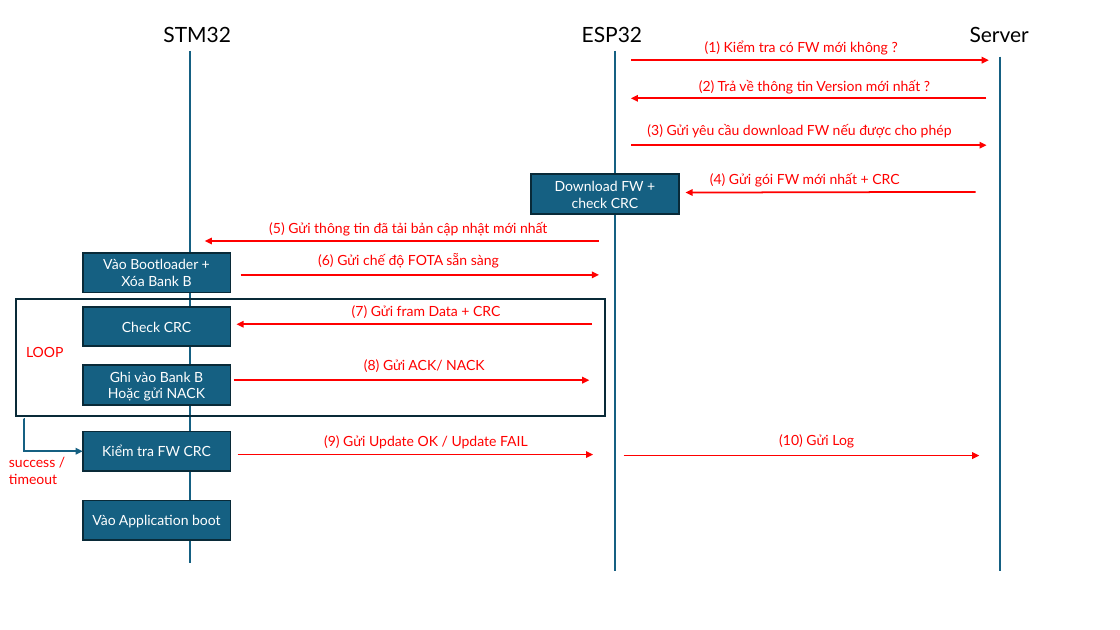
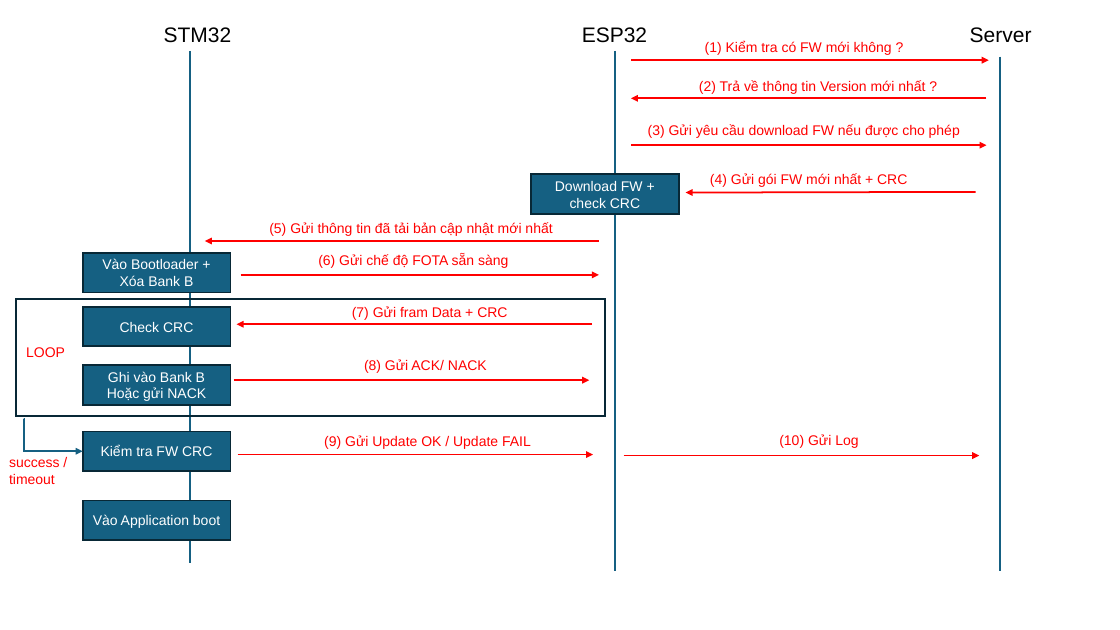
Before and after one commit to anhtuanhoanghuy/Cubik_8x8x8, a slide deck: slide 2 of System_Design/SRS_ESP32_STM32_Bootloader.pptx. Drawn at 1120x630 pixels with LibreOffice and Linux fonts; fonts in the diff are those of the drawing. Boxes give left, top, right and bottom in pixels: in the first picture for what was removed or moved away, otherwise in the second. Text is boxed around its words. In the diff, an @@ line names an element or a change of style, - is before the commit and + after.

```diff
--- a/System_Design/SRS_ESP32_STM32_Bootloader.pptx
+++ b/System_Design/SRS_ESP32_STM32_Bootloader.pptx
@@ rectangle at <box>16,299,605,416</box>: outline #092A39 1.5 pt to #082836 1.5 pt @@
@@ font Lato to Arial in 15 elements at <box>164,27,232,43</box>, <box>582,27,647,43</box>, <box>970,27,1032,43</box>, <box>705,41,892,55</box>, <box>699,80,925,94</box>, <box>648,124,960,138</box>, <box>710,173,907,187</box>, <box>269,222,552,236</box>, <box>318,254,508,268</box>, <box>352,306,507,320</box>, <box>364,359,487,373</box>, <box>26,347,65,357</box>, <box>324,435,531,449</box>, <box>779,434,858,448</box>, <box>9,459,59,484</box> @@
@@ font Lato to Arial; outline #092A39 1.5 pt to #082836 1.5 pt in 6 elements at <box>82,253,230,292</box>, <box>531,174,679,214</box>, <box>82,307,230,346</box>, <box>82,365,230,405</box>, <box>82,432,230,471</box>, <box>82,501,230,540</box> @@
```
Also in this commit, not shown: 2 other slides changed, 9 other files.
